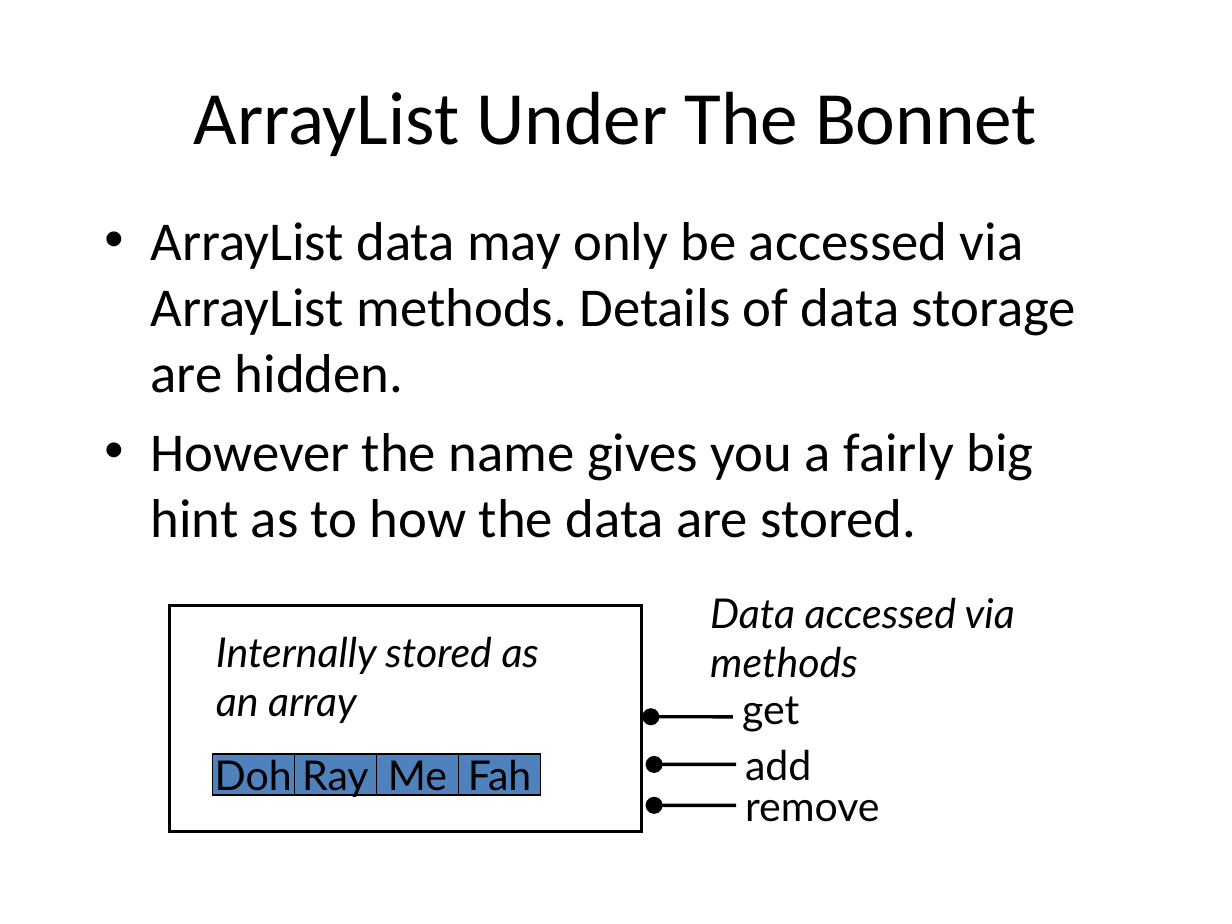
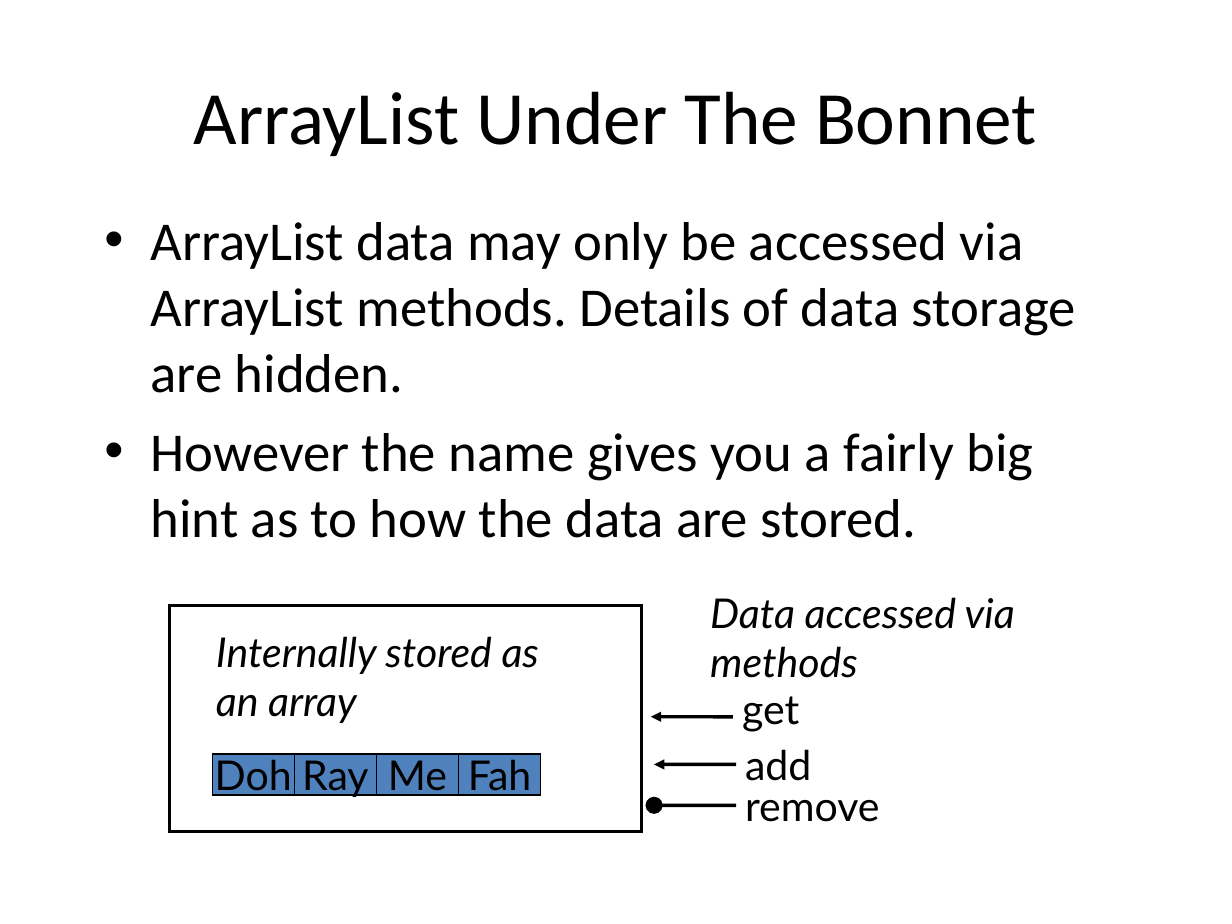
Before and after one commit to JeffSiaYuHeng/Semester-3-Degree, a slide deck: slide 24 of EC3375 EC3307 Software Design Pattern and Technology/Lecture Notes/EC3375Lecture6.ppt. Drawn at 1232x924 pixels with LibreOffice and Linux fonts; fonts in the diff are those of the drawing. Boxes give left, top, right and bottom in pixels: in the first picture for what was removed or moved away, otherwise in the second. Text is boxed around its words. In the diff, an @@ line names an element or a change of style, - is before the commit and + after.

```diff
--- a/EC3375 EC3307 Software Design Pattern and Technology/Lecture Notes/EC3375Lecture6.ppt
+++ b/EC3375 EC3307 Software Design Pattern and Technology/Lecture Notes/EC3375Lecture6.ppt
@@ arrow (650, 717) - (733, 717): arrowheads changed @@
@@ arrow (654, 764) - (737, 764): arrowheads changed @@
```
Also in this commit, not shown: 1 other slide changed.
